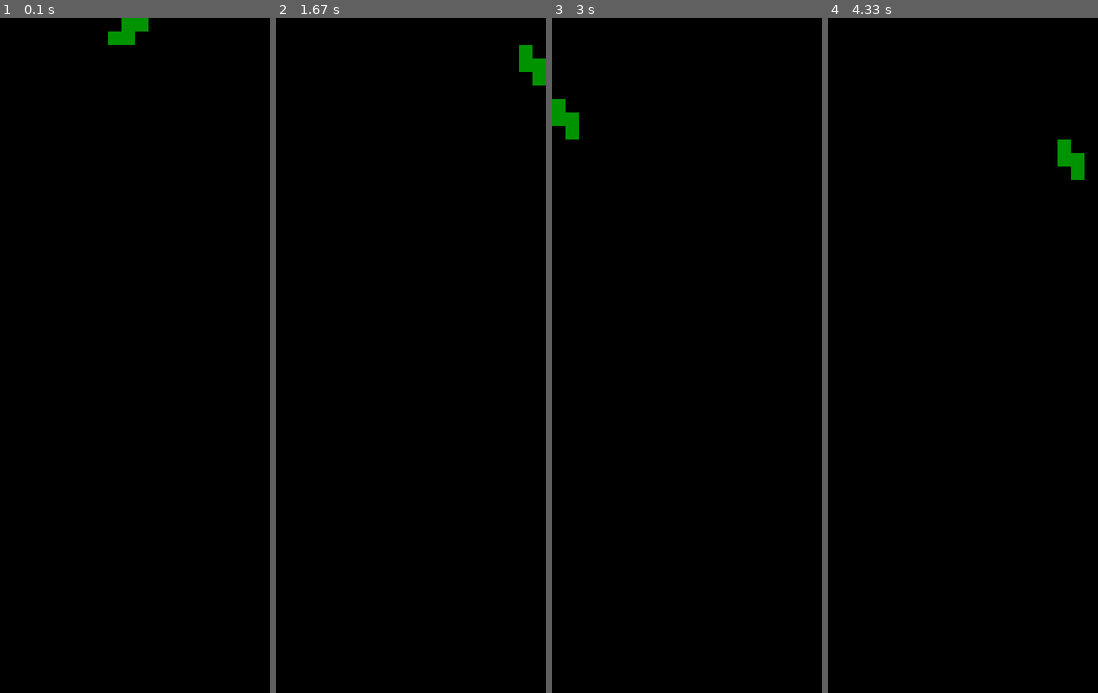
Above: before the commit, frames 1-4 (left to right).
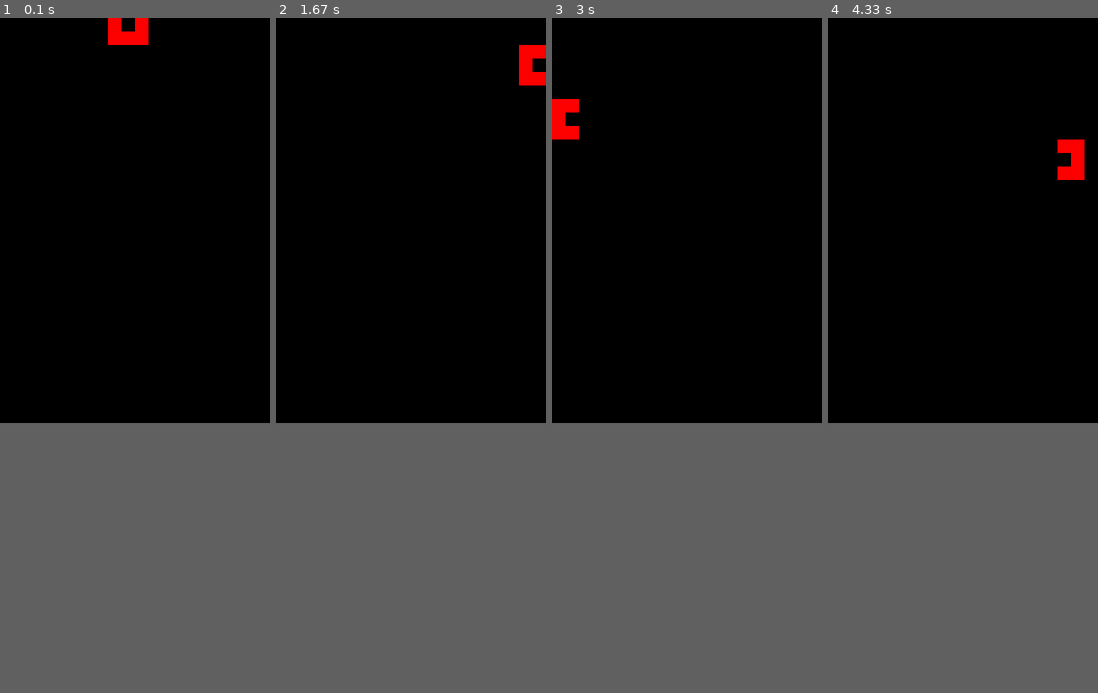
Above: after the commit, the same moments.

Repository: JuliusGrassme/modatris
Game: pygame game, started from modatris.py
The game is run twice, just before and just after one commit, with the same random seed, the same clock (stepped at 60 frames per second) and the same inputs.
Inputs (mouse positions are in pixels of both pictures, inside the frame that each line leads up to):
- Up to frame 1 (0.1 s): no input
- Up to frame 2 (1.67 s): hold Right 0.33-0.8 s; move the mouse to (400, 382) at 0.37 s; hold Up 0.83-1.13 s; hold Right 1.17-1.63 s
- Up to frame 3 (3 s): hold Left 1.67-2.2 s; hold Down 2.23-2.53 s; hold Left 2.57-2.97 s
- Up to frame 4 (4.33 s): hold Up 3-3.37 s; hold Right 3.4-4.03 s; hold Down from 4.07 s (still down)
In our replay, the window is 360x900 before the commit and 360x540 after it. These sizes can differ from the game's own. Grey fills any space a smaller window leaves; there, only what the larger window draws over its background counts as a difference.

The runs differ from the first frame. In frame 1, 0.6% of the frame differs, in the area x 40-55%, y 0-4%; in frame 2, 0.6%; in frame 3, 0.6%; in frame 4, 0.6%.

Commit message:
Advanced blocks

Diff:
--- a/modatris.py
+++ b/modatris.py
@@ -21,11 +21,12 @@
 from random import randrange as rand
 import pygame, sys
 
+
 # The configuration
 config = {
 	'cell_size':	20,
 	'cols':		20,
-	'rows':		50,
+	'rows':		30,
 	'delay':	750,
 	'maxfps':	30
 }
@@ -42,6 +43,8 @@
 ]
 
 # Define the shapes of the single parts
+
+
 tetris_shapes = [
 	[[1, 1, 1],
 	 [0, 1, 0]],
@@ -61,8 +64,31 @@
 	[[6, 6, 6, 6]],
 
 	[[7, 7],
-	 [7, 7]]
+	 [7, 7]],
+
+
 ]
+
+advanced_shapes = [
+	[[1, 0, 1],
+	 [1, 1, 1]],
+
+	[[2, 0, 2],
+	 [0, 2, 0],
+	 [2, 0, 2]],
+
+	[[3, 3, 3, 3],
+	 [0, 0, 3, 3],
+	 [0, 0, 0, 3]],
+
+	[[4, 4, 4, 4, 4],
+	 [0, 0, 4, 0, 0],
+	 [0, 0, 4, 0, 0],
+	 [0, 0, 4, 0, 0]]
+
+
+]
+
 
 def rotate_clockwise(shape):
 	return [ [ shape[y][x]
@@ -112,7 +138,7 @@
 		self.init_game()
 
 	def new_stone(self):
-		self.stone = tetris_shapes[rand(len(tetris_shapes))]
+		self.stone = advanced_shapes[rand(len(advanced_shapes))]
 		self.stone_x = int(config['cols'] / 2 - len(self.stone[0])/2)
 		self.stone_y = 0
 
